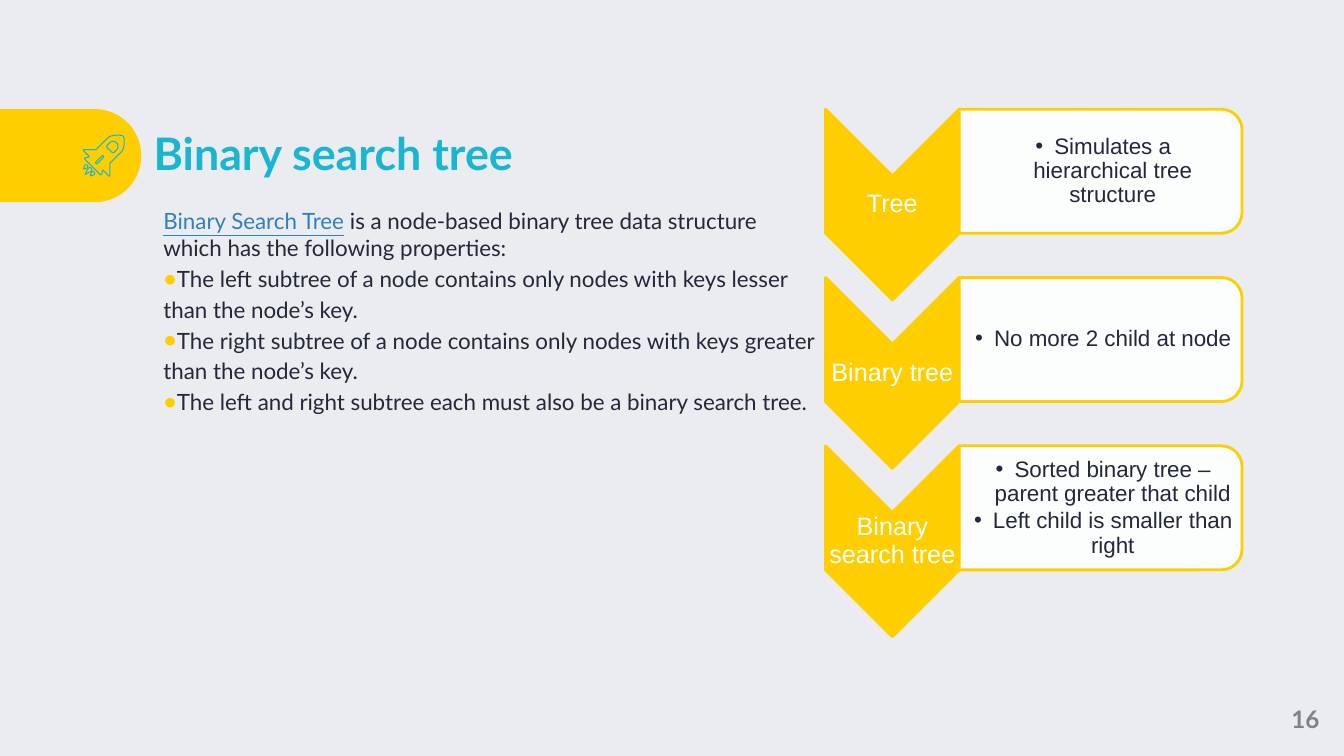
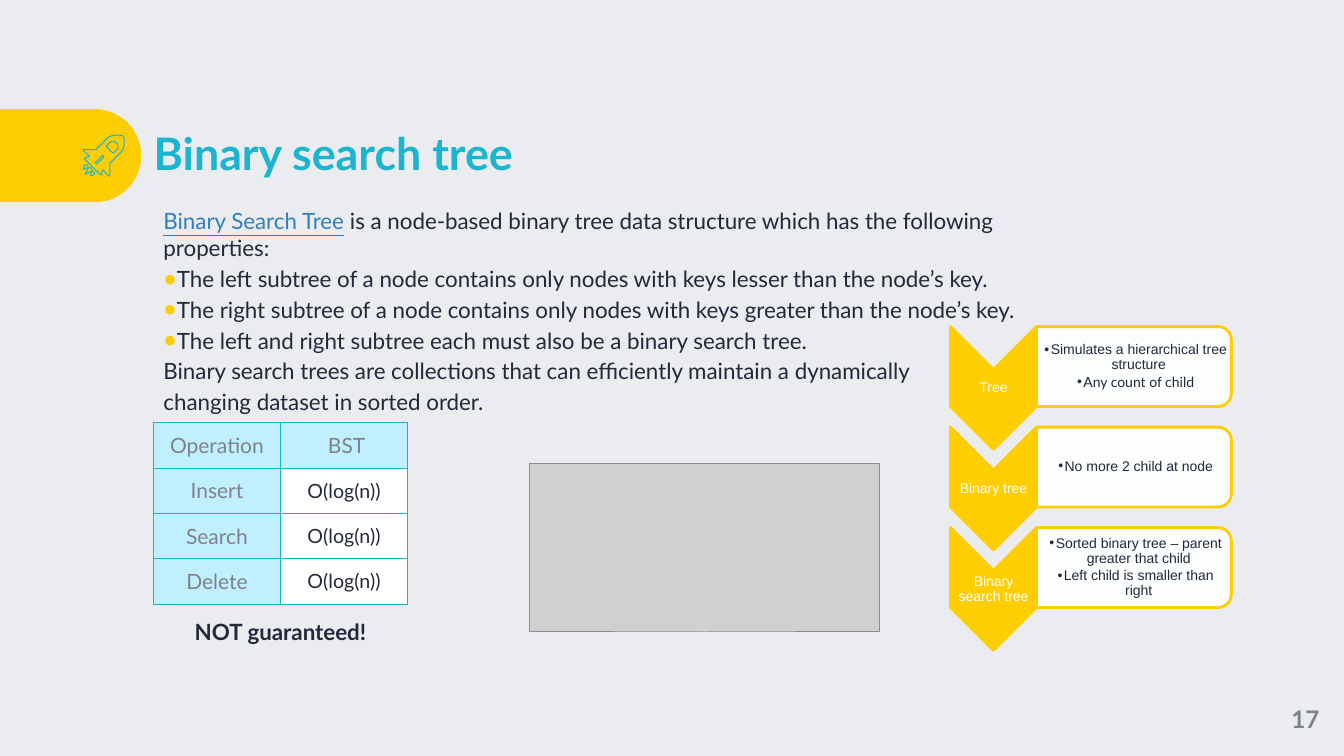
Before and after one commit to TigranVardanyan/Algorithms-and-Data-structures, a slide deck: slide 17 of ds&a.pptx (slide 16 before the commit). Drawn at 1344x756 pixels with LibreOffice and Linux fonts; fonts in the diff are those of the drawing; grey boxes stand for pictures; background and template pictures are left out. Boxes give left, top, right and bottom in pixels: in the first picture for what was removed or moved away, otherwise in the second. Text is boxed around its words. In the diff, an @@ line names an element or a change of style, - is before the commit and + after.

```diff
--- a/ds&a.pptx
+++ b/ds&a.pptx
@@ chevron removed at (x1=826, y1=110, x2=960, y2=300) @@
@@ round same rect removed at (x1=959, y1=110, x2=1242, y2=234) @@
@@ chevron resized from (x1=826, y1=278, x2=960, y2=469) to (x1=951, y1=326, x2=1037, y2=449) @@
@@ round same rect resized from (x1=959, y1=278, x2=1242, y2=402) to (x1=1036, y1=327, x2=1231, y2=406) @@
@@ text "Simulates a hierarchical tree structure" moved from (x1=1033, y1=137, x2=1192, y2=203) to (x1=1051, y1=344, x2=1227, y2=390) @@
@@ text at (x1=1051, y1=344, x2=1227, y2=369): size 16 to 10 pt in "Simulates a hierarchical tree structure"; indent changed @@
@@ text at (x1=163, y1=362, x2=910, y2=414): paragraphs added @@
+Binary search trees are collections that can efficiently maintain a dynamically
+changing dataset in sorted order.
@@ size 18 to 10 pt; less space between paragraphs in 3 elements at (x1=959, y1=576, x2=1028, y2=601), (x1=960, y1=483, x2=1027, y2=496), (x1=979, y1=382, x2=1007, y2=392) @@
@@ text "Tree" moved from (x1=867, y1=194, x2=918, y2=213) to (x1=979, y1=382, x2=1007, y2=392) @@
@@ text at (x1=1083, y1=376, x2=1194, y2=390): paragraph added @@
+  •• Any count of child
@@ table added at (x1=153, y1=422, x2=407, y2=604), 4 rows, 2 columns @@
+Operation | BST
+Insert | O(log(n))
+Search | O(log(n))
+Delete | O(log(n))
@@ chevron added at (x1=951, y1=427, x2=1037, y2=550), fill #FFCE00, outline #FFCE00 2 pt @@
@@ text "No more 2 child at ..." at (x1=1065, y1=461, x2=1213, y2=471): size 16 to 10 pt; indent changed @@
@@ text "No more 2 child at ..." moved from (x1=994, y1=329, x2=1231, y2=347) to (x1=1065, y1=461, x2=1213, y2=471) @@
@@ round same rect resized from (x1=959, y1=447, x2=1242, y2=571) to (x1=1036, y1=427, x2=1231, y2=507) @@
@@ picture added at (x1=529, y1=464, x2=880, y2=632) @@
@@ text "Binary tree" moved from (x1=831, y1=362, x2=953, y2=386) to (x1=960, y1=483, x2=1027, y2=496) @@
@@ chevron resized from (x1=826, y1=447, x2=960, y2=637) to (x1=951, y1=528, x2=1037, y2=651) @@
@@ text "Sorted binary tree – parent ..." moved from (x1=993, y1=460, x2=1232, y2=558) to (x1=1056, y1=538, x2=1222, y2=598) @@
@@ text "Sorted binary tree – parent ..." at (x1=1056, y1=538, x2=1222, y2=598): size 16 to 10 pt; indent changed @@
@@ round same rect added at (x1=1036, y1=527, x2=1231, y2=607), fill #FFFFFF at 90% opacity, outline #FFCE00 2 pt @@
@@ text "Binary search tree" moved from (x1=829, y1=516, x2=955, y2=564) to (x1=959, y1=576, x2=1028, y2=601) @@
@@ text added at (x1=195, y1=623, x2=367, y2=644), 16 pt, text #24283B, bold @@
+NOT guaranteed!
@@ page number at (x1=1291, y1=710, x2=1319, y2=728): text changed @@
-16
+17
```
Also in this commit, not shown: 7 other slides changed, 6 slides added, 1 slide removed, 2 other files.
